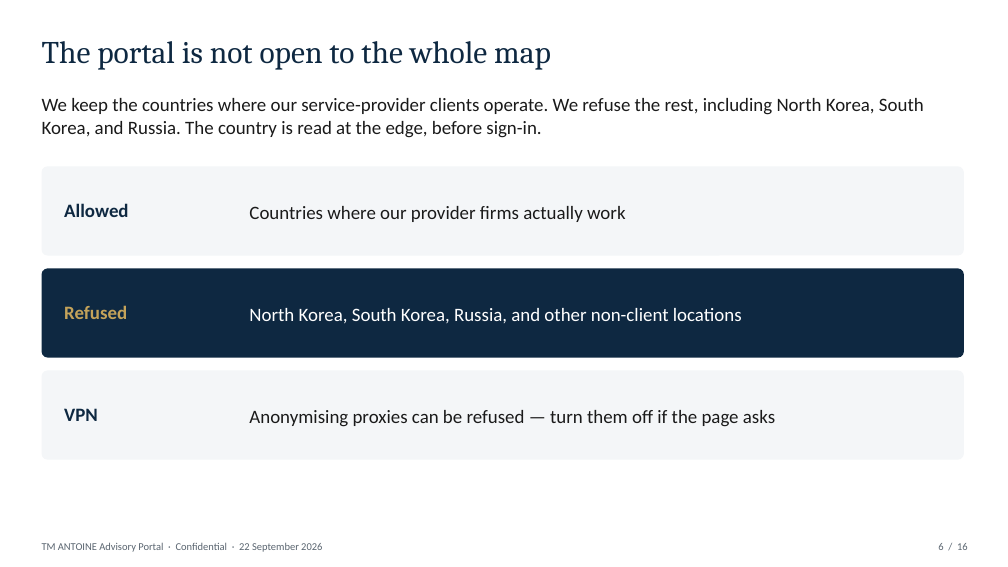
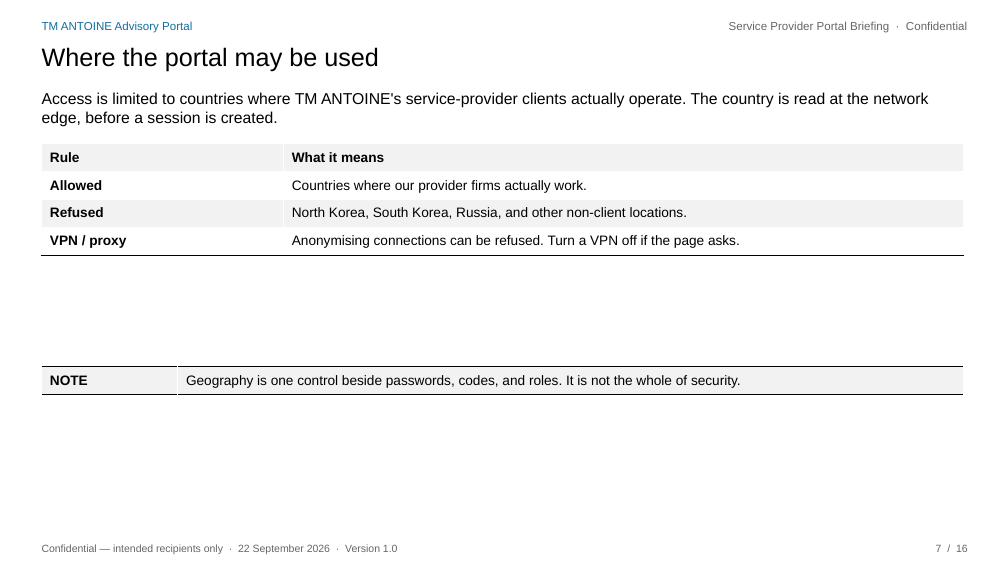
Before and after one commit to 4circlesinc/TMA-PORTAL, a slide deck: slide 7 of docs/TM-ANTOINE-Service-Provider-Webinar.pptx (slide 6 before the commit). Drawn at 1008x567 pixels with LibreOffice and Linux fonts; fonts in the diff are those of the drawing. Boxes give left, top, right and bottom in pixels: in the first picture for what was removed or moved away, otherwise in the second. Text is boxed around its words. In the diff, an @@ line names an element or a change of style, - is before the commit and + after.

```diff
--- a/docs/TM-ANTOINE-Service-Provider-Webinar.pptx
+++ b/docs/TM-ANTOINE-Service-Provider-Webinar.pptx
@@ text at <box>42,21,192,33</box>: text changed; size 30 to 11 pt; font Cambria to Arial; text colour #0E2841 to #136DA0 @@
-The portal is not open to the whole map
+TM ANTOINE Advisory Portal
@@ text added at <box>729,21,967,33</box>, 11 pt, text #666666 @@
+Service Provider Portal Briefing · Confidential
@@ text added at <box>42,47,379,72</box>, 24 pt, text #000000 @@
+Where the portal may be used
@@ text at <box>42,92,928,127</box>: text changed; size 18 to 15 pt; font Calibri to Arial; text colour #1A1A1A to #000000 @@
-We keep the countries where our service-provider clients operate. We refuse the rest, including North Korea, South Korea, and Russia. The country is read at the edge, before sign-in.
+Access is limited to countries where TM ANTOINE's service-provider clients actually operate. The country is read at the network edge, before a session is created.
@@ table added at <box>42,144,964,252</box>, 4 rows, 2 columns @@
+Rule | What it means
+Allowed | Countries where our provider firms actually work.
+Refused | North Korea, South Korea, Russia, and other non-client locations.
+VPN / proxy | Anonymising connections can be refused. Turn a VPN off if the page asks.
@@ rounded rectangle removed at <box>42,166,964,256</box> @@
@@ text removed at <box>64,203,128,217</box> @@
-Allowed
@@ text removed at <box>249,206,625,222</box> @@
-Countries where our provider firms actually work
@@ rounded rectangle removed at <box>42,268,964,358</box> @@
@@ text removed at <box>64,305,127,319</box> @@
-Refused
@@ text removed at <box>249,308,742,324</box> @@
-North Korea, South Korea, Russia, and other non-client locations
@@ rounded rectangle removed at <box>42,371,964,460</box> @@
@@ table added at <box>42,367,964,442</box>, 1 rows, 2 columns @@
+NOTE | Geography is one control beside passwords, codes, and roles. It is not the whole of security.
@@ text removed at <box>64,408,98,421</box> @@
-VPN
@@ text removed at <box>249,410,775,427</box> @@
-Anonymising proxies can be refused — turn them off if the page asks
@@ text at <box>42,544,398,554</box>: text changed; font Calibri to Arial; text colour #5A6570 to #666666 @@
-TM ANTOINE Advisory Portal · Confidential · 22 September 2026
+Confidential — intended recipients only · 22 September 2026 · Version 1.0
@@ text at <box>936,544,968,552</box>: text changed; font Calibri to Arial; text colour #5A6570 to #666666 @@
-6 / 16
+7 / 16
```
Also in this commit, not shown: 11 other slides changed, 4 slides added, 4 slides removed, 9 other files.
